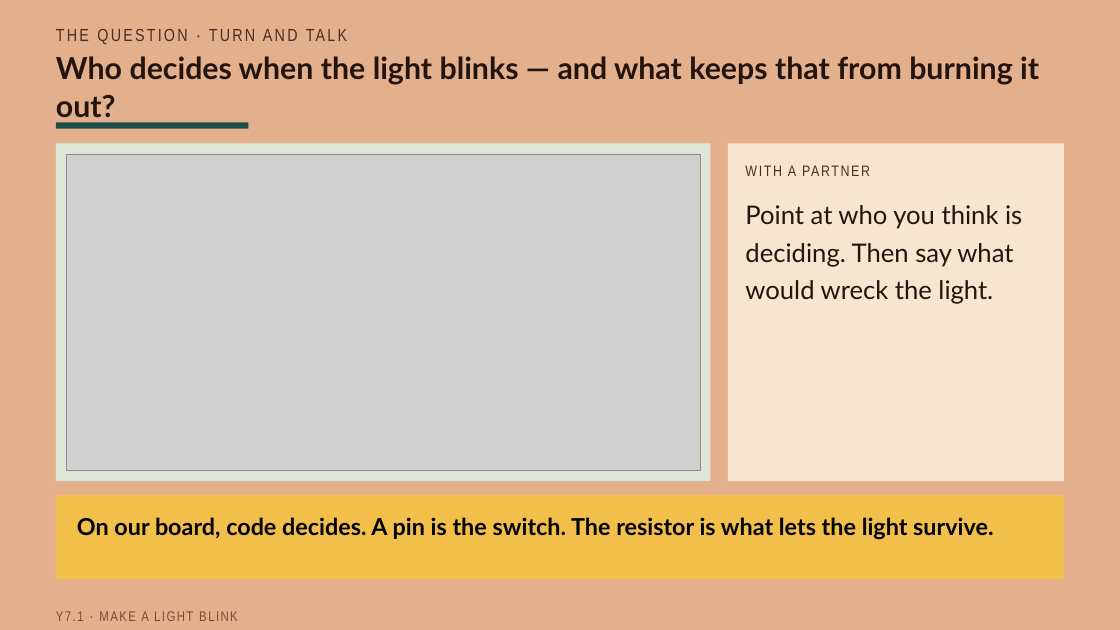
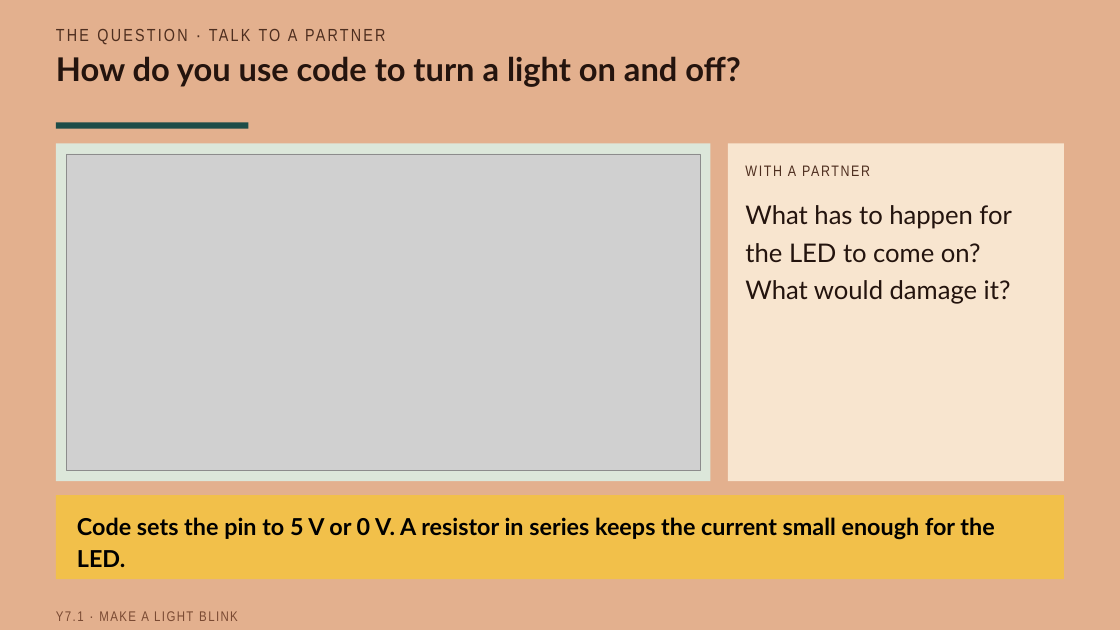
Before and after one commit to beatsaway/luacslides, a slide deck: slide 3 of v2027/Y7-1-A-pin-you-can-switch.pptx. Drawn at 1120x630 pixels with LibreOffice and Linux fonts; fonts in the diff are those of the drawing; grey boxes stand for pictures. Boxes give left, top, right and bottom in pixels: in the first picture for what was removed or moved away, otherwise in the second. Text is boxed around its words. In the diff, an @@ line names an element or a change of style, - is before the commit and + after.

```diff
--- a/v2027/Y7-1-A-pin-you-can-switch.pptx
+++ b/v2027/Y7-1-A-pin-you-can-switch.pptx
@@ text at [288,29,298,41]: text changed @@
-THE QUESTION · TURN AND TALK
+THE QUESTION · TALK TO A PARTNER
@@ text at [56,56,741,87]: text changed; size 26 to 28 pt @@
-Who decides when the light blinks — and what keeps that from burning it out?
+How do you use code to turn a light on and off?
@@ text at [745,205,1011,304]: text changed @@
-Point at who you think is deciding. Then say what would wreck the light.
+What has to happen for the LED to come on? What would damage it?
@@ text at [77,517,994,567]: text changed @@
-On our board, code decides. A pin is the switch. The resistor is what lets the light survive.
+Code sets the pin to 5 V or 0 V. A resistor in series keeps the current small enough for the LED.
```
Also in this commit, not shown: 6 other slides changed, 34 other files.
